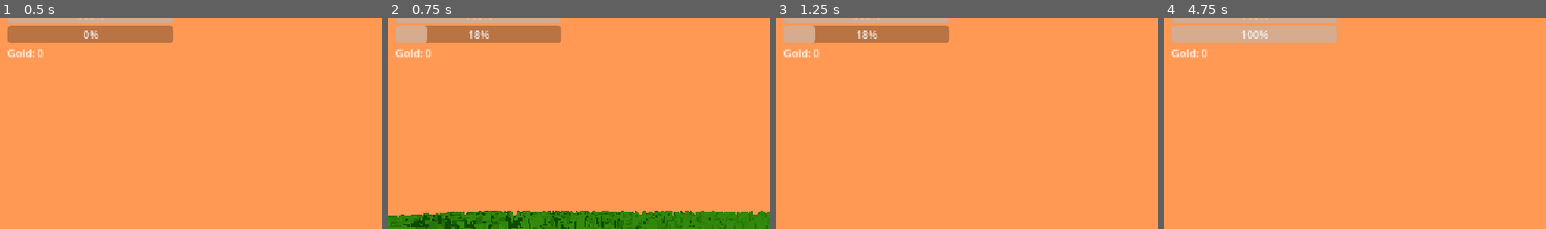
Above: before the commit, frames 1-4 (left to right).
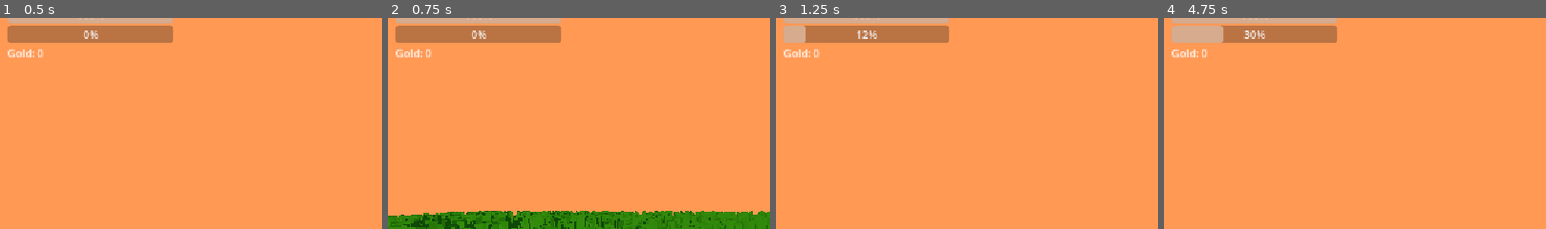
Above: after the commit, the same moments.

Repository: lnwextra2/lawn-mower-simulator
Game: Godot game, scene res://world/test_level.tscn
Two runs of this game, one before a commit and one after it. Both use one fixed random seed, a clock stepped at 60 frames per second and the inputs below.
Inputs (mouse positions are % of the whole screen's width and height, from its top left):
- Up to frame 1 (0.5 s): no input
- Up to frame 2 (0.75 s): move the mouse to (49, 51) at 0.52 s; hold W (move_forward) from 0.53 s (still down); click (49, 51) at 0.6 s
- Up to frame 3 (1.25 s): keep holding W (move_forward); tap Space (jump) at 0.77 s; right-click (49, 51) at 0.8 s
- Up to frame 4 (4.75 s): move the mouse to (57, 50) at 1.27 s; right-click (57, 50) at 1.35 s; tap Space (jump) at 1.52, 3.02, 3.77, 4.52 s; click (57, 50) at 1.55 s; move the mouse to (42, 48) at 2.02 s; click (42, 48) at 2.1 s; right-click (42, 48) at 2.3 s; move the mouse to (51, 49) at 2.77 s; release W (move_forward) at 2.78 s; hold A (move_left) 2.78-3.53 s; tap Q (drop) at 2.85 s; click (51, 49) at 3.05 s; move the mouse to (46, 47) at 3.52 s; hold W (move_forward) from 3.53 s (still down); tap E (interact) at 3.6 s; right-click (46, 47) at 3.8 s; move the mouse to (55, 49) at 4.27 s; tap Shift (sprint) at 4.35 s; click (55, 49) at 4.55 s
The pictures show only the part of the screen within x 1-51%, y 5-54%; the shares and areas given below are measured in that part.

Frame 1 is identical in both runs. In frame 2, 0.8% of the frame differs, in the area x 2-27%, y 3-12%; in frame 3, 0.2%; in frame 4, 2.4%, in the area x 14-46%, y 3-12%.

Commit message:
Cut grass into ground piles; right-click to collect
Cutting no longer teleports grass into the bag - it leaves piles where
they fell, so cutting with a full bag doesn't destroy anything.

grass_field.gd now tracks 3 states per blade (UNCUT -> CUT -> COLLECTED)
on the existing MultiMesh instances instead of spawning pile objects,
following the HTML prototype's `data` array. A cut blade flattens to a
mound and turns hay-coloured in place; collecting flattens it away.

Why state-not-objects: it makes cutting idempotent per blade, which is
what a continuous tool needs - the trimmer (cuts whatever its head
touches, every frame) would otherwise spawn a pile object per frame and
stack duplicates on one patch. It also keeps the field at one draw call
however much has been cut.

- collect_near(pos, radius, max_amount) returns how much it actually
  took, so the player stops at carry capacity and the rest stays on the
  ground.
- New `collect` action (right mouse) scoops nearby piles;
  GameConfig.COLLECT_RADIUS.
- Blades use per-instance colors over a white albedo, so the hay tint is
  the actual colour rather than a tint multiplied into green.
- Blade transforms are rebuilt from stored position+yaw at a given
  vertical scale (never read-modify-write), anchored at the blade's base
  so flattened piles sit on the ground instead of hovering.
- Dropped the short-lived GrassPile Area3D scene/script this replaces.

Co-Authored-By: Claude Opus 4.8 <noreply@anthropic.com>

Diff:
--- a/autoload/game_config.gd
+++ b/autoload/game_config.gd
@@ -18,6 +18,7 @@
 
 #GRASS THINGS
 const HAND_CUT_RADIUS: float = 1.0
+const COLLECT_RADIUS: float = 1.5   # reach for scooping cut grass off the ground
 
 #Time
 const DAY_NIGHT_CYCLE_DURATION: float = 480.0 #second / 1 Day
--- a/player/player.gd
+++ b/player/player.gd
@@ -80,10 +80,18 @@
 	if Input.is_action_just_pressed("attack"):
 		# The whole point of Approach A: cut through the held tool's data, not a
 		# hardcoded radius. Swapping tools swaps the reach with zero code change.
-		var cut_count := grass_field.cut_near(global_position, held_tool.cut_radius)
-		carried_grass = min(carried_grass + cut_count, GameConfig.PLAYER_CARRY_CAPACITY)
-		carried_grass_changed.emit(carried_grass, GameConfig.PLAYER_CARRY_CAPACITY)
+		# Cut grass is left lying on the ground as piles rather than going straight
+		# into the bag, so cutting while full doesn't destroy it - you come back
+		# and pick it up.
+		grass_field.cut_near(global_position, held_tool.cut_radius)
 		start_swing()
+
+	if Input.is_action_just_pressed("collect"):
+		var room: int = int(GameConfig.PLAYER_CARRY_CAPACITY - carried_grass)
+		var picked := grass_field.collect_near(global_position, GameConfig.COLLECT_RADIUS, room)
+		if picked > 0:
+			carried_grass += picked
+			carried_grass_changed.emit(carried_grass, GameConfig.PLAYER_CARRY_CAPACITY)
 
 	if Input.is_action_just_pressed("interact"):
 		# E is context-sensitive: pick up a looked-at tool if hands are free
--- a/project.godot
+++ b/project.godot
@@ -73,6 +73,11 @@
 "events": [Object(InputEventKey,"resource_local_to_scene":false,"resource_name":"","device":-1,"window_id":0,"alt_press …(192 unchanged characters)…
 ]
 }
+collect={
+"deadzone": 0.2,
+"events": [Object(InputEventMouseButton,"resource_local_to_scene":false,"resource_name":"","device":-1,"window_id":0,"alt_pressed":false,"shift_pressed":false,"ctrl_pressed":false,"meta_pressed":false,"button_mask":2,"position":Vector2(299, 28),"global_position":Vector2(308, 76),"factor":1.0,"button_index":2,"canceled":false,"pressed":true,"double_click":false,"script":null)
+]
+}
 
 [physics]
 
--- a/world/grass_field.gd
+++ b/world/grass_field.gd
@@ -1,47 +1,102 @@
 extends MultiMeshInstance3D
 class_name GrassField
 
+## Per-blade state, ported from the HTML prototype's `data` array.
+## UNCUT -> CUT (flattened, hay-tinted, lying on the ground waiting to be picked
+## up) -> COLLECTED (flattened away).
+##
+## Keeping "a pile" as state on the existing MultiMesh instances - rather than
+## spawning pile objects - makes cutting idempotent per blade: a continuous tool
+## (the trimmer) held over one patch can't spawn duplicate piles, and 10000
+## blades still cost one draw call no matter how much has been cut.
+enum State { UNCUT, CUT, COLLECTED }
+
+const BLADE_BASE_Y := 0.0    ## where a blade meets the ground = the floor's top surface
+							 ## (Floor's 1-tall box sits at y=-0.5, so its top is y=0)
+const BLADE_HALF := 0.4      ## half the 0.8-tall quad, i.e. its pivot offset
+const PILE_SCALE_Y := 0.35   ## flattened mound left behind by cutting
+const COLLECTED_SCALE_Y := 0.02
+
+const COLOR_UNCUT := Color(0.13, 0.55, 0.13)
+const COLOR_CUT := Color(0.77, 0.64, 0.35)   ## dry hay
+
 var positions: PackedVector2Array
-var cut: PackedByteArray
+var yaws: PackedFloat32Array
+var state: PackedByteArray
 
 func _ready() -> void:
 	var quad := QuadMesh.new()
 	quad.size = Vector2(0.2, 0.8)
 
 	var material := StandardMaterial3D.new()
-	material.albedo_color = Color(0.13, 0.55, 0.13)
+	# White albedo + per-instance colors: the instance color IS the blade colour
+	# rather than a tint multiplied into a green base, so the hay tint of a cut
+	# blade comes out as actual hay instead of murky green.
+	material.albedo_color = Color.WHITE
+	material.vertex_color_use_as_albedo = true
 	material.cull_mode = BaseMaterial3D.CULL_DISABLED
 	quad.material = material
 
 	multimesh = MultiMesh.new()
 	multimesh.transform_format = MultiMesh.TRANSFORM_3D
+	multimesh.use_colors = true          # must be set before instance_count
 	multimesh.mesh = quad
 	multimesh.instance_count = GameConfig.GRASS_COUNT
 
 	positions.resize(GameConfig.GRASS_COUNT)
-	cut.resize(GameConfig.GRASS_COUNT)
+	yaws.resize(GameConfig.GRASS_COUNT)
+	state.resize(GameConfig.GRASS_COUNT)
 
 	var half := GameConfig.GRASS_FIELD_SIZE / 2.0
 	for i in GameConfig.GRASS_COUNT:
-		var x := randf_range(-half, half)
-		var z := randf_range(-half, half)
-		var yaw := randf_range(0.0, TAU)
+		positions[i] = Vector2(randf_range(-half, half), randf_range(-half, half))
+		yaws[i] = randf_range(0.0, TAU)
+		state[i] = State.UNCUT
+		multimesh.set_instance_transform(i, _blade_transform(i, 1.0))
+		multimesh.set_instance_color(i, COLOR_UNCUT)
 
-		positions[i] = Vector2(x, z)
+## Rebuilds a blade's transform from scratch at the given vertical scale. Built
+## fresh (not read-modify-write on the current transform) so repeated state
+## changes can't compound scale. Shrinks toward the blade's base, not its centre -
+## the quad is centre-pivoted, so scaling naively would leave a pile hovering.
+func _blade_transform(i: int, scale_y: float) -> Transform3D:
+	var basis := Basis(Vector3.UP, yaws[i]).scaled(Vector3(1.0, scale_y, 1.0))
+	var origin := Vector3(positions[i].x, BLADE_BASE_Y + BLADE_HALF * scale_y, positions[i].y)
+	return Transform3D(basis, origin)
 
-		var xform := Transform3D().rotated(Vector3.UP, yaw)
-		xform.origin = Vector3(x, 0.4, z)
-		multimesh.set_instance_transform(i, xform)
-
+## Cuts standing blades within `radius`, leaving them as piles on the ground.
+## Returns how many were cut. Blades already cut are skipped, so holding a
+## continuous tool over the same spot does nothing after the first pass.
 func cut_near(world_pos: Vector3, radius: float) -> int:
 	var radius_sq := radius * radius
 	var center := Vector2(world_pos.x, world_pos.z)
-	var cut_count := 0
+	var count := 0
 	for i in positions.size():
-		if cut[i] == 1:
+		if state[i] != State.UNCUT:
 			continue
 		if positions[i].distance_squared_to(center) <= radius_sq:
-			cut[i] = 1
-			multimesh.set_instance_transform(i, Transform3D().scaled(Vector3.ZERO))
-			cut_count += 1
-	return cut_count
+			state[i] = State.CUT
+			multimesh.set_instance_transform(i, _blade_transform(i, PILE_SCALE_Y))
+			multimesh.set_instance_color(i, COLOR_CUT)
+			count += 1
+	return count
+
+## Picks up cut piles within `radius`, up to `max_amount`. Returns how much was
+## actually collected, so the caller can stop at its carry capacity and leave the
+## rest lying there.
+func collect_near(world_pos: Vector3, radius: float, max_amount: int) -> int:
+	if max_amount <= 0:
+		return 0
+	var radius_sq := radius * radius
+	var center := Vector2(world_pos.x, world_pos.z)
+	var collected := 0
+	for i in positions.size():
+		if collected >= max_amount:
+			break
+		if state[i] != State.CUT:
+			continue
+		if positions[i].distance_squared_to(center) <= radius_sq:
+			state[i] = State.COLLECTED
+			multimesh.set_instance_transform(i, _blade_transform(i, COLLECTED_SCALE_Y))
+			collected += 1
+	return collected
